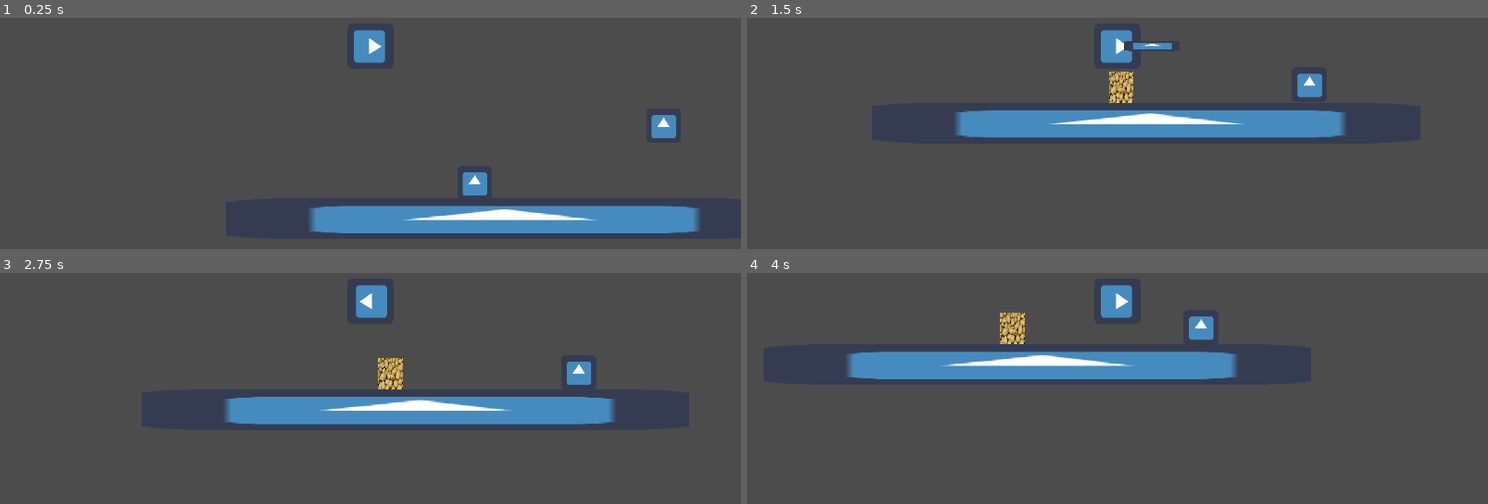
Above: before the commit, frames 1-4 (two rows, left to right).
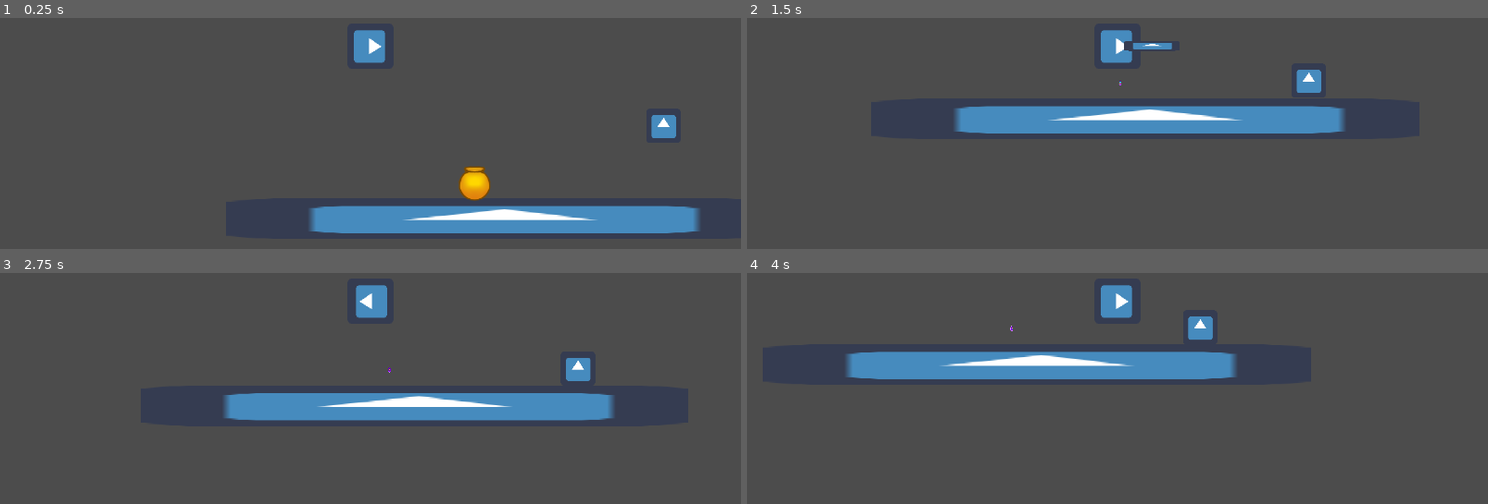
Above: after the commit, the same moments.

Repository: GamuxUnicamp/GameD3V_JAM_2019
Game: Godot game, scene res://Scenes/Temp/LevelTest.tscn
Two runs of this game, one before a commit and one after it. Both use one fixed random seed, a clock stepped at 60 frames per second and the inputs below. The project has no main scene, so this scene is started directly. The engine's default icon, where the game draws it, is replaced by a stand-in: a white triangle on a blue panel in a dark square.
Inputs:
- Up to frame 1 (0.25 s): no input
- Up to frame 2 (1.5 s): hold J (action1) 0.53-1.28 s; hold Right (ui_right) from 0.53 s (still down); tap Up (ui_up) at 0.77 s; tap J (action1) at 1.35 s
- Up to frame 3 (2.75 s): tap Up (ui_up) at 1.52 s; release Right (ui_right) at 2.03 s; hold Left (ui_left) from 2.03 s (still down); hold J (action1) from 2.03 s (still down)
- Up to frame 4 (4 s): release Left (ui_left) at 2.78 s; release J (action1) at 2.78 s; hold Right (ui_right) from 2.78 s (still down); tap J (action1) at 2.85 s; tap Up (ui_up) at 3.02, 3.77 s; hold J (action1) from 3.53 s (still down)

The runs differ from the first frame. In frame 1, 0.5% of the frame differs, in the area x 61-67%, y 64-80%; in frame 2, 3.6%, in the area x 28-81%, y 22-52%; in frame 3, 3.3%; in frame 4, 0.5%.

Commit message:
terminei tilemap

Diff:
--- a/Scenes/Object/Objeto.tscn
+++ b/Scenes/Object/Objeto.tscn
@@ -1,14 +1,15 @@
 [gd_scene load_steps=5 format=2]
 
 [ext_resource path="res://Scenes/Object/Objeto.gd" type="Script" id=1]
-[ext_resource path="res://icon.png" type="Texture" id=2]
+[ext_resource path="res://Placeholders/pote.png" type="Texture" id=2]
 
 [sub_resource type="CapsuleShape2D" id=1]
-radius = 36.3389
+radius = 31.6214
+height = 0.935913
 
 [sub_resource type="CapsuleShape2D" id=2]
-radius = 40.9661
-height = 24.3338
+radius = 33.8316
+height = 3.3778
 
 [node name="Objeto" type="StaticBody2D"]
 script = ExtResource( 1 )
@@ -22,4 +23,5 @@
 shape = SubResource( 2 )
 
 [node name="Sprite" type="Sprite" parent="."]
+show_behind_parent = true
 texture = ExtResource( 2 )
--- a/Scenes/Temp/LevelTest.tscn
+++ b/Scenes/Temp/LevelTest.tscn
@@ -1,9 +1,10 @@
-[gd_scene load_steps=7 format=2]
+[gd_scene load_steps=8 format=2]
 
 [ext_resource path="res://icon.png" type="Texture" id=1]
 [ext_resource path="res://Scenes/Actors/Player/Player.tscn" type="PackedScene" id=2]
 [ext_resource path="res://Scenes/Object/Objeto.tscn" type="PackedScene" id=3]
-[ext_resource path="res://batata.jpg" type="Texture" id=4]
+[ext_resource path="res://Placeholders/artefato.png" type="Texture" id=4]
+[ext_resource path="res://Scenes/Tilemap/tileset.tres" type="TileSet" id=5]
 
 [sub_resource type="RectangleShape2D" id=1]
 extents = Vector2( 497.039, 36.6598 )
@@ -45,3 +46,7 @@
 scale = Vector2( 0.0956127, 0.159327 )
 z_index = -1
 texture = ExtResource( 4 )
+
+[node name="TileMap" type="TileMap" parent="."]
+tile_set = ExtResource( 5 )
+format = 1
--- a/Scenes/Tilemap/Tileset.tscn
+++ b/Scenes/Tilemap/Tileset.tscn
@@ -1,3 +1,11 @@
-[gd_scene format=2]
+[gd_scene load_steps=2 format=2]
+
+[ext_resource path="res://Placeholders/Placeholder_Tileset(1).png" type="Texture" id=1]
 
 [node name="Node" type="Node"]
+
+[node name="Placeholder_Tileset(1)" type="Sprite" parent="."]
+position = Vector2( 111.274, 65.536 )
+texture = ExtResource( 1 )
+vframes = 3
+hframes = 5
--- a/Scenes/Tilemap/tileset.tres
+++ b/Scenes/Tilemap/tileset.tres
@@ -1,3 +1,103 @@
-[gd_resource type="TileSet" format=2]
+[gd_resource type="TileSet" load_steps=10 format=2]
+
+[ext_resource path="res://Placeholders/tileset1.png" type="Texture" id=1]
+[ext_resource path="res://Placeholders/tileset2.png" type="Texture" id=2]
+[ext_resource path="res://Placeholders/tileset8.png" type="Texture" id=3]
+[ext_resource path="res://Placeholders/tileset3.png" type="Texture" id=4]
+[ext_resource path="res://Placeholders/tileset4.png" type="Texture" id=5]
+[ext_resource path="res://Placeholders/tileset6.png" type="Texture" id=6]
+[ext_resource path="res://Placeholders/tileset7.png" type="Texture" id=7]
+[ext_resource path="res://Placeholders/tileset5.png" type="Texture" id=8]
+[ext_resource path="res://Placeholders/Placeholder_Tileset(1).png" type="Texture" id=9]
 
 [resource]
+0/name = "tileset1"
+0/texture = ExtResource( 1 )
+0/tex_offset = Vector2( 0, 0 )
+0/modulate = Color( 1, 1, 1, 1 )
+0/region = Rect2( 0, 0, 128, 128 )
+0/tile_mode = 0
+0/occluder_offset = Vector2( 64, 64 )
+0/navigation_offset = Vector2( 64, 64 )
+0/shapes = [  ]
+0/z_index = 0
+1/name = "tileset2"
+1/texture = ExtResource( 2 )
+1/tex_offset = Vector2( 0, 0 )
+1/modulate = Color( 1, 1, 1, 1 )
+1/region = Rect2( 0, 0, 128, 128 )
+1/tile_mode = 0
+1/occluder_offset = Vector2( 64, 64 )
+1/navigation_offset = Vector2( 64, 64 )
+1/shapes = [  ]
+1/z_index = 0
+2/name = "tileset8"
+2/texture = ExtResource( 3 )
+2/tex_offset = Vector2( 0, 0 )
+2/modulate = Color( 1, 1, 1, 1 )
+2/region = Rect2( 0, 0, 128, 128 )
+2/tile_mode = 0
+2/occluder_offset = Vector2( 64, 64 )
+2/navigation_offset = Vector2( 64, 64 )
+2/shapes = [  ]
+2/z_index = 0
+3/name = "tileset3"
+3/texture = ExtResource( 4 )
+3/tex_offset = Vector2( 0, 0 )
+3/modulate = Color( 1, 1, 1, 1 )
+3/region = Rect2( 0, 0, 128, 128 )
+3/tile_mode = 0
+3/occluder_offset = Vector2( 64, 64 )
+3/navigation_offset = Vector2( 64, 64 )
+3/shapes = [  ]
+3/z_index = 0
+4/name = "tileset4"
+4/texture = ExtResource( 5 )
+4/tex_offset = Vector2( 0, 0 )
+4/modulate = Color( 1, 1, 1, 1 )
+4/region = Rect2( 0, 0, 128, 128 )
+4/tile_mode = 0
+4/occluder_offset = Vector2( 64, 64 )
+4/navigation_offset = Vector2( 64, 64 )
+4/shapes = [  ]
+4/z_index = 0
+5/name = "tileset6"
+5/texture = ExtResource( 6 )
+5/tex_offset = Vector2( 0, 0 )
+5/modulate = Color( 1, 1, 1, 1 )
+5/region = Rect2( 0, 0, 128, 128 )
+5/tile_mode = 0
+5/occluder_offset = Vector2( 64, 64 )
+5/navigation_offset = Vector2( 64, 64 )
+5/shapes = [  ]
+5/z_index = 0
+6/name = "tileset7"
+6/texture = ExtResource( 7 )
+6/tex_offset = Vector2( 0, 0 )
+6/modulate = Color( 1, 1, 1, 1 )
+6/region = Rect2( 0, 0, 128, 128 )
+6/tile_mode = 0
+6/occluder_offset = Vector2( 64, 64 )
+6/navigation_offset = Vector2( 64, 64 )
+6/shapes = [  ]
+6/z_index = 0
+7/name = "tileset5"
+7/texture = ExtResource( 8 )
+7/tex_offset = Vector2( 0, 0 )
+7/modulate = Color( 1, 1, 1, 1 )
+7/region = Rect2( 0, 0, 128, 128 )
+7/tile_mode = 0
+7/occluder_offset = Vector2( 64, 64 )
+7/navigation_offset = Vector2( 64, 64 )
+7/shapes = [  ]
+7/z_index = 0
+8/name = "Placeholder_Tileset(1)"
+8/texture = ExtResource( 9 )
+8/tex_offset = Vector2( 0, 0 )
+8/modulate = Color( 1, 1, 1, 1 )
+8/region = Rect2( 0, 0, 128, 128 )
+8/tile_mode = 0
+8/occluder_offset = Vector2( 64, 64 )
+8/navigation_offset = Vector2( 64, 64 )
+8/shapes = [  ]
+8/z_index = 0
Binary file added: Placeholders/Placeholder_Tileset(1).png
Not shown, added: Placeholders/Placeholder_Tileset(1).png.import
Binary file added: Placeholders/artefato.png
Not shown, added: Placeholders/artefato.png.import
Binary file added: Placeholders/pote.png
Not shown, added: Placeholders/pote.png.import
Binary file added: Placeholders/tileset1.png
Not shown, added: Placeholders/tileset1.png.import
Binary file added: Placeholders/tileset2.png
Not shown, added: Placeholders/tileset2.png.import
Binary file added: Placeholders/tileset3.png
Not shown, added: Placeholders/tileset3.png.import
(and 10 more such lines)
